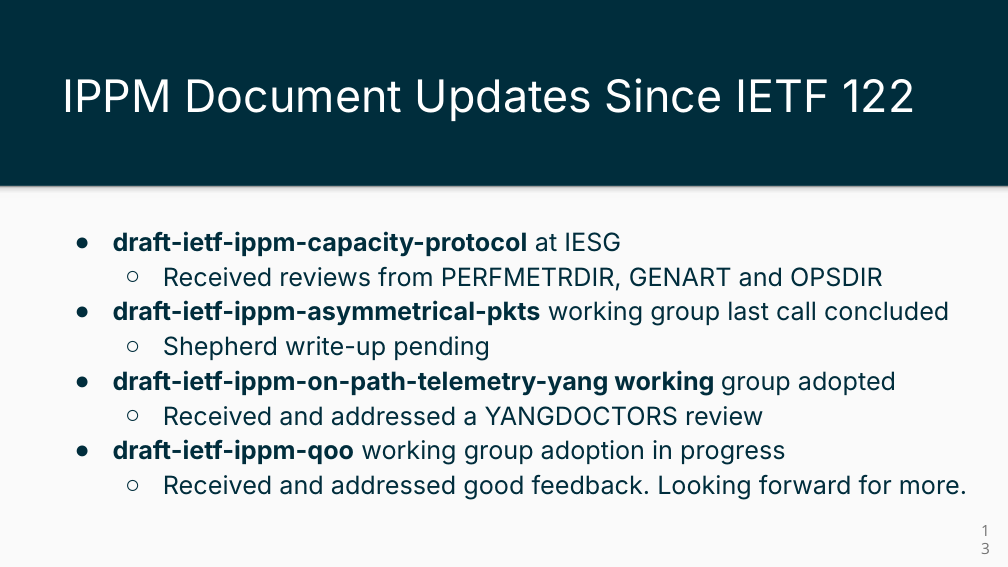
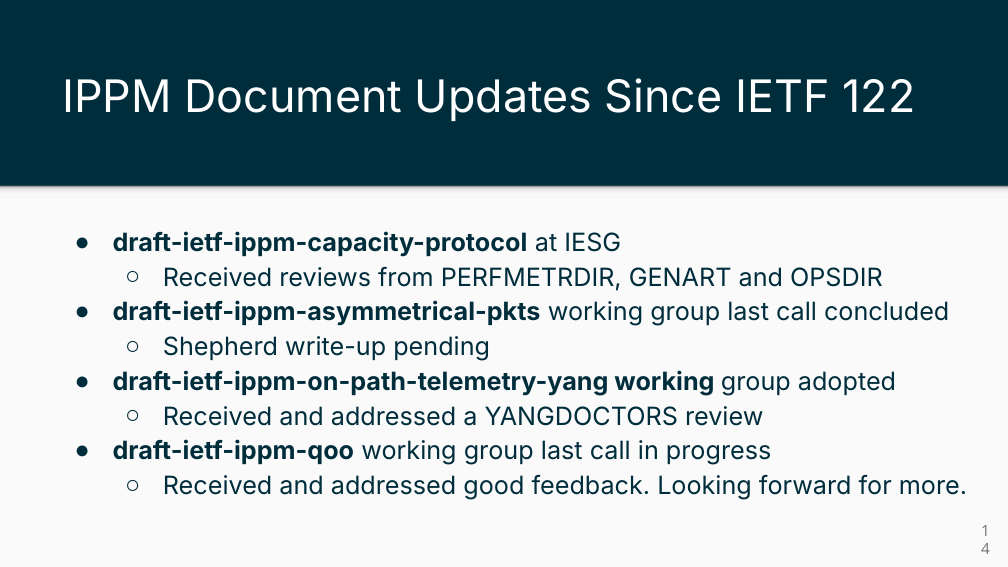
Before and after one commit to ietf-ippm/meeting-materials, a slide deck: slide 14 of ietf123-Madrid/Slides/chair-slides-bmwg-ippm.pptx (slide 13 before the commit). Drawn at 1008x567 pixels with LibreOffice and Linux fonts; fonts in the diff are those of the drawing. Boxes give left, top, right and bottom in pixels: in the first picture for what was removed or moved away, otherwise in the second. Text is boxed around its words. In the diff, an @@ line names an element or a change of style, - is before the commit and + after.

```diff
--- a/ietf123-Madrid/Slides/chair-slides-bmwg-ippm.pptx
+++ b/ietf123-Madrid/Slides/chair-slides-bmwg-ippm.pptx
@@ text at (113, 439, 771, 465): text changed @@
-● draft-ietf-ippm-qoo working group adoption in progress
+● draft-ietf-ippm-qoo working group last call in progress
@@ page number at (963, 521, 1000, 558): text changed @@
-13
+14
```
Also in this commit, not shown: 1 other slide changed, 1 slide added, 1 other file.
